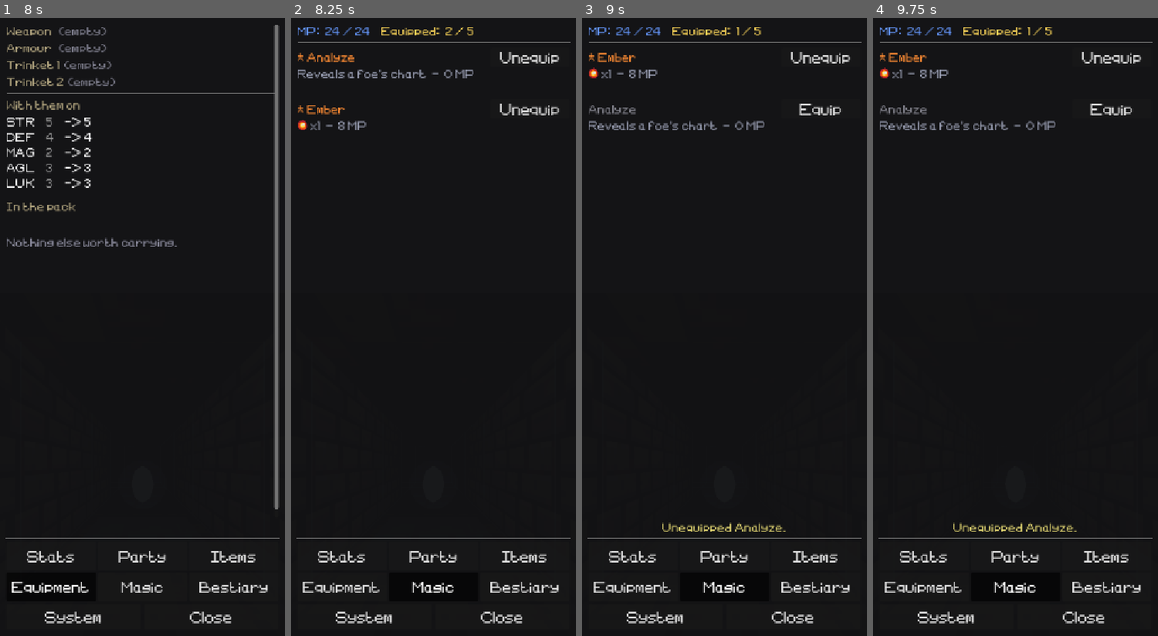
Above: before the commit, frames 1-4 (left to right).
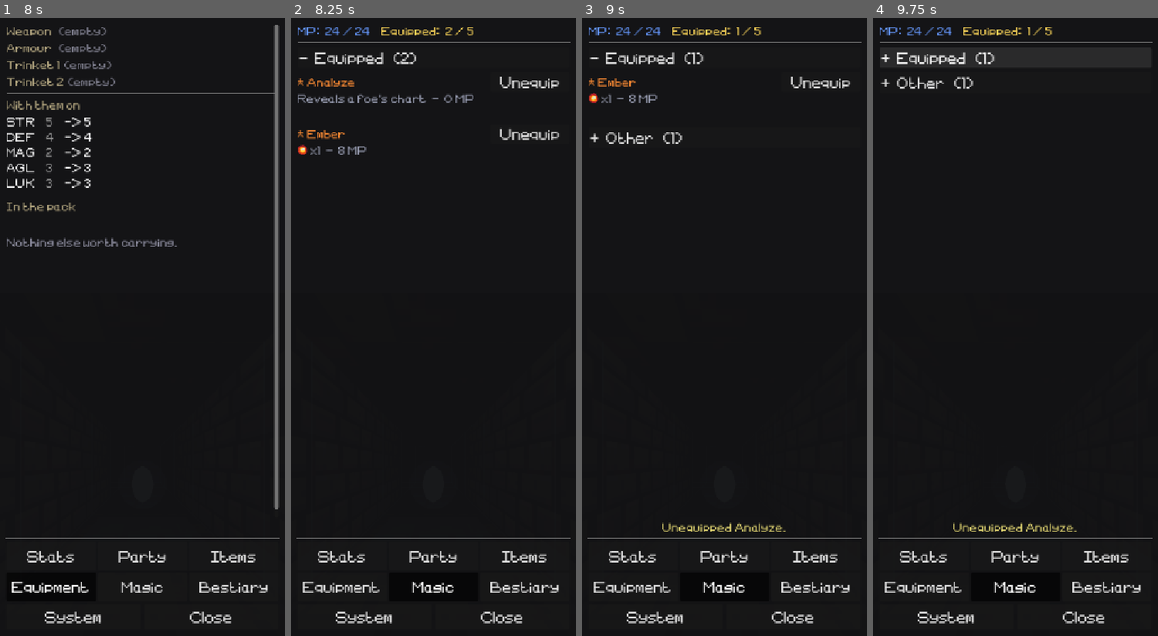
Above: after the commit, the same moments.

Repository: tausiftt5238/four-dragons-deep
Game: Godot game, scene res://scenes/title.tscn
The game is run twice, just before and just after one commit, with the same random seed, the same clock (stepped at 60 frames per second) and the same inputs.
Inputs (mouse positions are in pixels of both pictures, inside the frame that each line leads up to):
- Up to frame 1 (8 s): click "NEW GAME" at 0.5 s; click "Menu" at 1.25 s; click "Stats" at 2 s; click "Party" at 2.75 s; click "Dismiss" at 3.5 s; click "Summon" at 4.25 s; click "Items" at 5 s; click "Type" at 5.75 s; click "Name" at 6.5 s; click "Equipment" at 7.25 s
- Up to frame 2 (8.25 s): click "Magic" at 8 s
- Up to frame 3 (9 s): click "Unequip" at 8.75 s
- Up to frame 4 (9.75 s): click (1015, 55) at 9.5 s, where only the run after the commit has a clickable "- Equipped (1)"

Frame 1 is identical in both runs. In frame 2, 2.7% of the frame differs, in the area x 2-95%, y 5-23%; in frame 3, 2.2%; in frame 4, 1.8%.

Commit message:
Magic tab: shelve spells in sections like the item pack
The spell list ran to 77 entries in one scroll by the deep floors. It is
now collapsible sections: Equipped first (the loadout as a block), then
the spells not equipped by element (Phys, Fire, Ice, Thunder, Light,
Dark), then Healing, Buffs & Debuffs, Ailments and Other. Empty
sections are left out, and the open ones stay open across Equip and
Cast.

Co-Authored-By: Claude Opus 5.5 <noreply@anthropic.com>
Claude-Session: https://claude.ai/code/session_01Uhk3EMYpAHGbVF4A7SC27j

Diff:
--- a/scripts/ui/menu_tab_magic.gd
+++ b/scripts/ui/menu_tab_magic.gd
@@ -39,19 +39,57 @@
 		_m._content.add_child(none_lbl)
 		return
 
-	# Equipped first, so the loadout reads as a block rather than being hunted
-	# for among everything he has ever learned.
-	var ordered: Array[String] = []
+	# Shelved the way the pack is: the loadout first as a block, then what is
+	# not equipped by element, then healing, stat shifts and ailments. A known
+	# list runs past forty by the deep floors, and as one list it had to be
+	# scrolled end to end to find anything.
+	var equipped: Array[String] = []
 	for spell_id: String in p.equipped_spells:
 		if not Spell.get_data(spell_id).is_empty():
-			ordered.append(spell_id)
+			equipped.append(spell_id)
+	var rest: Array[String] = []
 	for spell_id2: String in p.known_spells:
 		if not p.is_equipped(spell_id2) and not Spell.get_data(spell_id2).is_empty():
-			ordered.append(spell_id2)
+			rest.append(spell_id2)
 
-	_m.add_list(_m._content, ordered,
+	var groups: Array = [{title = "Equipped", entries = equipped}]
+	groups.append_array(spell_groups(rest))
+	_m.add_sections(_m._content, "magic", groups,
 			func(list: SlotList, spell_id: String) -> void:
 				_add_spell(list, spell_id))
+
+
+const ELEMENT_ORDER: Array[String] = ["phys", "fire", "ice", "thunder", "light", "dark"]
+
+
+# One shelf per element, then Healing, Buffs & Debuffs, Ailments and Other.
+# Each keeps the order the spells were learned in.
+static func spell_groups(ids: Array[String]) -> Array:
+	var by_key: Dictionary = {heal = [], shift = [], ailment = [], other = []}
+	for element: String in ELEMENT_ORDER:
+		by_key[element] = []
+	for spell_id: String in ids:
+		var data: Dictionary = Spell.get_data(spell_id)
+		var element: String = data.get("element", "") as String
+		var kind: String = data.get("type", "") as String
+		if by_key.has(element) and element != "":
+			(by_key[element] as Array).append(spell_id)
+		elif kind == "heal":
+			(by_key["heal"] as Array).append(spell_id)
+		elif kind in ["buff", "dispel"]:
+			(by_key["shift"] as Array).append(spell_id)
+		elif kind == "ailment":
+			(by_key["ailment"] as Array).append(spell_id)
+		else:
+			(by_key["other"] as Array).append(spell_id)
+	var out: Array = []
+	for element: String in ELEMENT_ORDER:
+		out.append({title = Affinity.element_name(element), entries = by_key[element]})
+	out.append({title = "Healing", entries = by_key["heal"]})
+	out.append({title = "Buffs & Debuffs", entries = by_key["shift"]})
+	out.append({title = "Ailments", entries = by_key["ailment"]})
+	out.append({title = "Other", entries = by_key["other"]})
+	return out
 
 
 func _add_spell(list: SlotList, spell_id: String) -> void:
